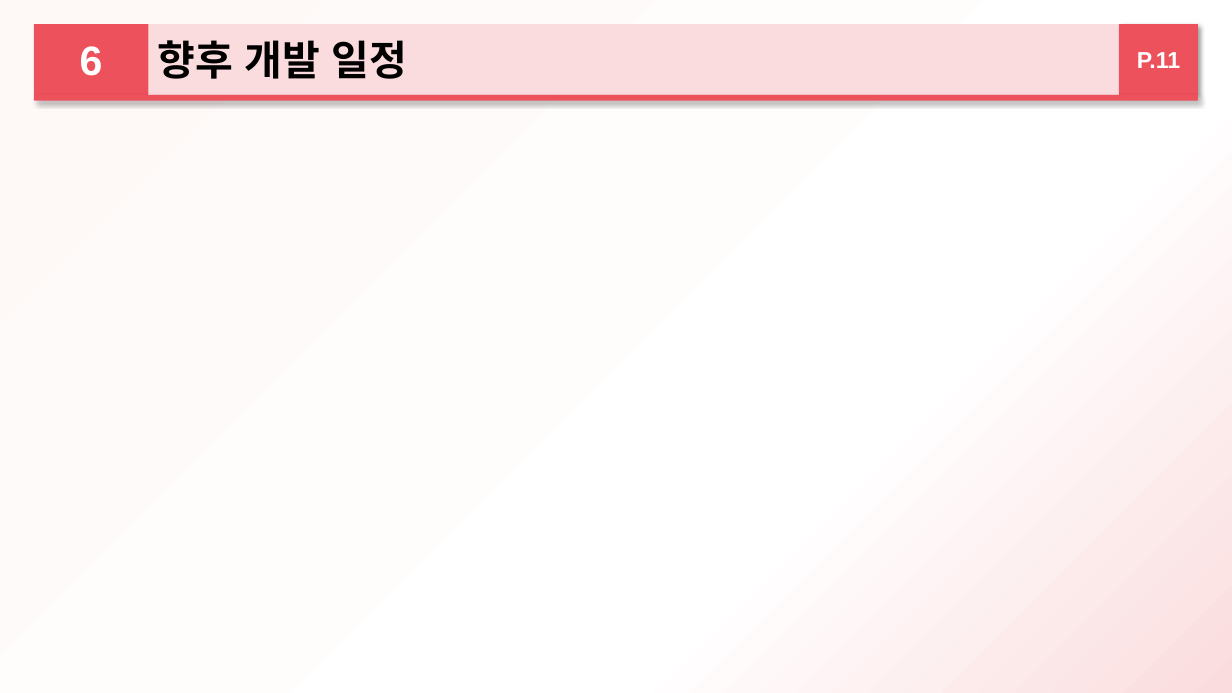
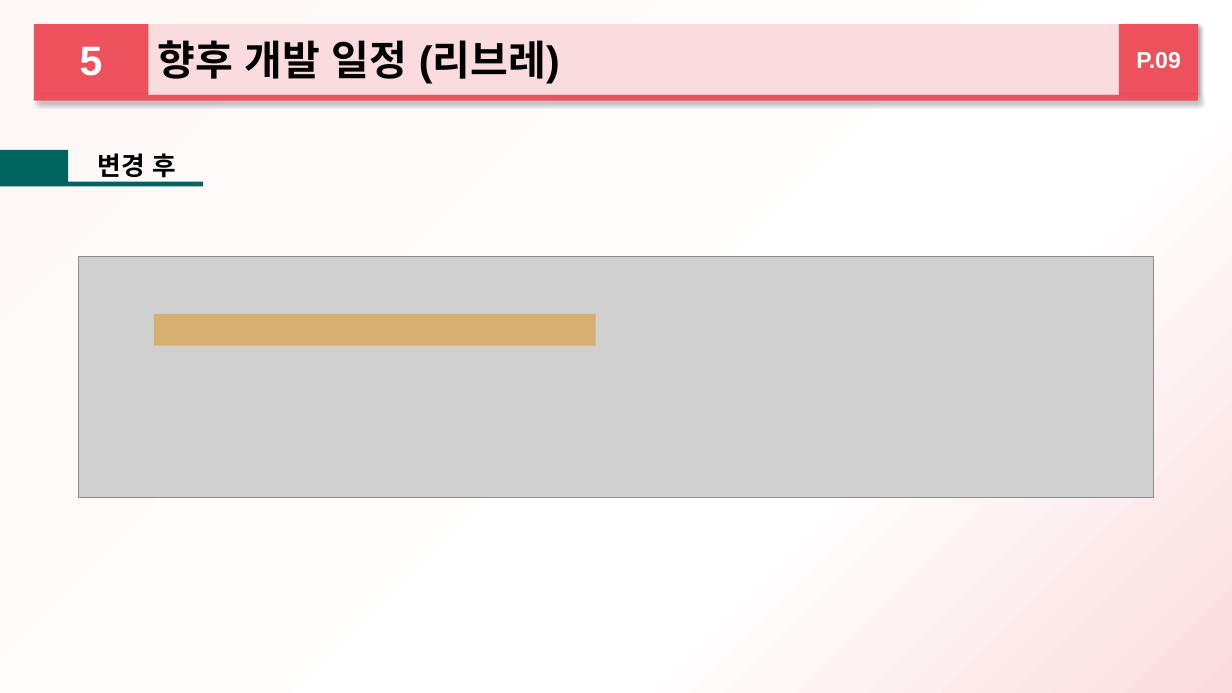
Before and after one commit to 2015184012Bang/KPU_TeamProject, a slide deck: slide 9 of ProjectPlan/중간발표/하트비트_방종혁_장규현_김명규.pptx (slide 15 before the commit). Drawn at 1232x693 pixels with LibreOffice and Linux fonts; fonts in the diff are those of the drawing; grey boxes stand for pictures. Boxes give left, top, right and bottom in pixels: in the first picture for what was removed or moved away, otherwise in the second. Text is boxed around its words. In the diff, an @@ line names an element or a change of style, - is before the commit and + after.

```diff
--- a/ProjectPlan/중간발표/하트비트_방종혁_장규현_김명규.pptx
+++ b/ProjectPlan/중간발표/하트비트_방종혁_장규현_김명규.pptx
@@ text in rectangle at (80, 46, 103, 76): text changed @@
-6
+5
@@ text in rectangle at (157, 40, 560, 84): text changed @@
-향후 개발 일정
+향후 개발 일정 (리브레)
@@ text in rectangle at (1136, 52, 1181, 68): text changed @@
-P.11
+P.09
@@ rectangle added at (0, 150, 68, 185), fill #00635D @@
@@ text added at (98, 153, 176, 178), 20 pt, text #000000, bold @@
+변경 후
@@ rectangle added at (0, 182, 203, 187), fill #00635D @@
@@ picture added at (78, 256, 1153, 497) @@
@@ rectangle added at (154, 314, 596, 330), fill #DC8F14 at 50% opacity @@
@@ rectangle added at (154, 330, 596, 346), fill #DC8F14 at 50% opacity @@
```
Also in this commit, not shown: 7 other slides changed, 3 slides added, 3 slides removed.
